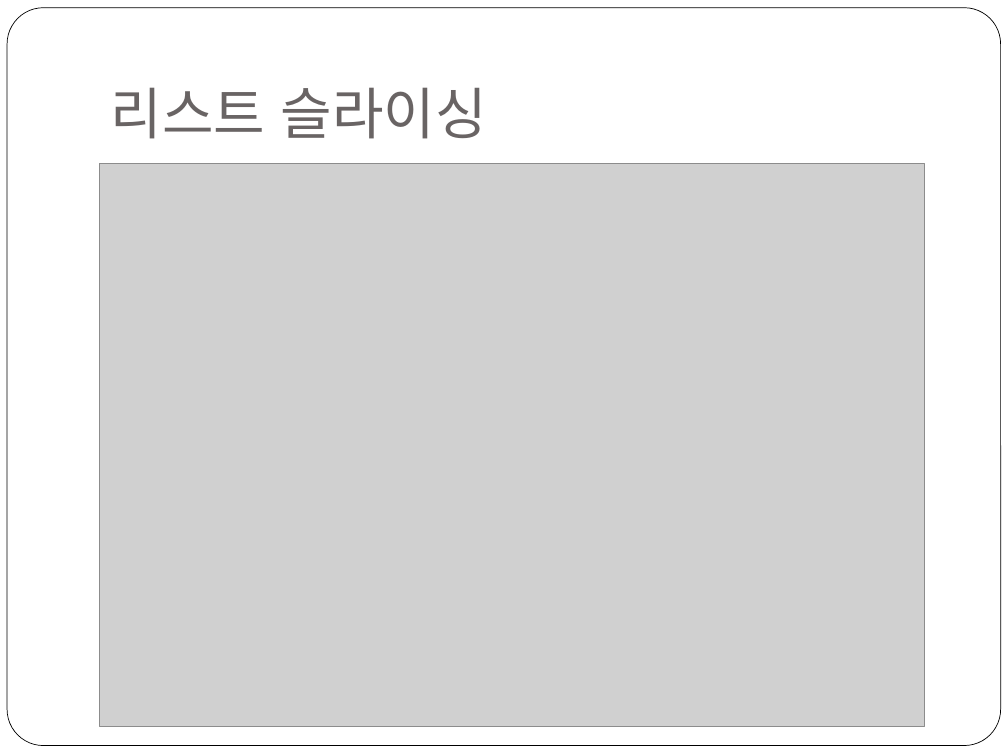
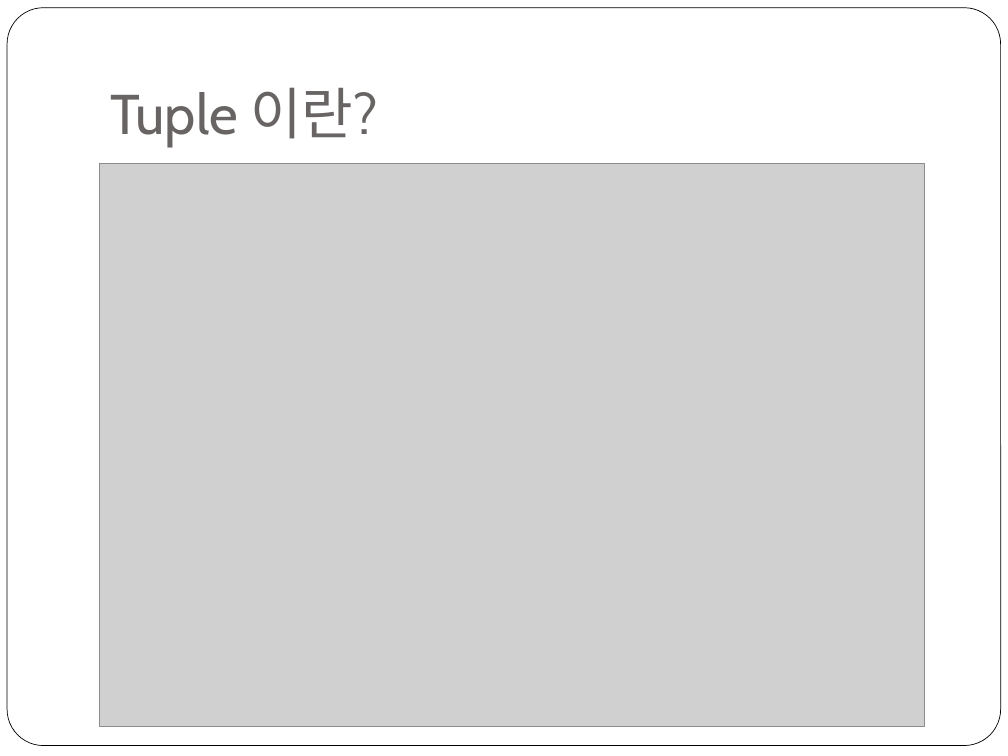
Before and after one commit to freshmea/weizman_python_class, a slide deck: slide 5 of textbook/파이썬2-3교시.pptx. Drawn at 1008x756 pixels with LibreOffice and Linux fonts; fonts in the diff are those of the drawing; grey boxes stand for pictures. Boxes give left, top, right and bottom in pixels: in the first picture for what was removed or moved away, otherwise in the second. Text is boxed around its words. In the diff, an @@ line names an element or a change of style, - is before the commit and + after.

```diff
--- a/textbook/파이썬2-3교시.pptx
+++ b/textbook/파이썬2-3교시.pptx
@@ title at <box>111,87,378,147</box>: text changed @@
-리스트 슬라이싱
+Tuple 이란?
```
Also in this commit, not shown: 1 other slide changed, 1 slide added, 1 slide removed, 1 other file.
